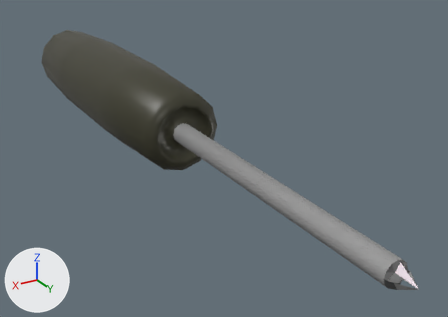
Before and after pictures for a commit that changed the FBX model Assets/Models/HangarInterior/screwdriver2.fbx.
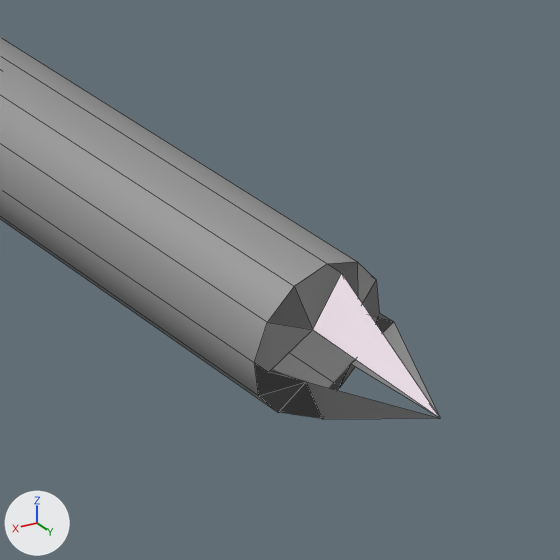
There are two pictures of each version: one whole from a camera (50 mm lens) standing at (6.32, 13.53, 5.32) and looking at (-0.98, 1.37, -0.77), one close up on the part from 75% to 99% of the width and 66% to 100% of the height. The axes (+X, +Y, +Z) are drawn at lower left. The lights are the same throughout. The close-ups show mesh edges as thin lines. Vertices at the same position are counted once.
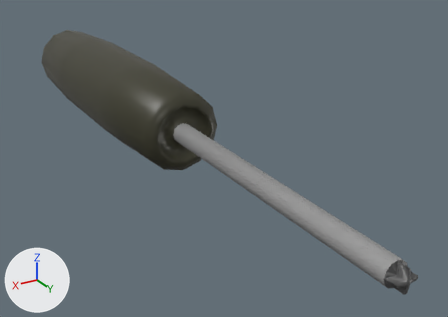
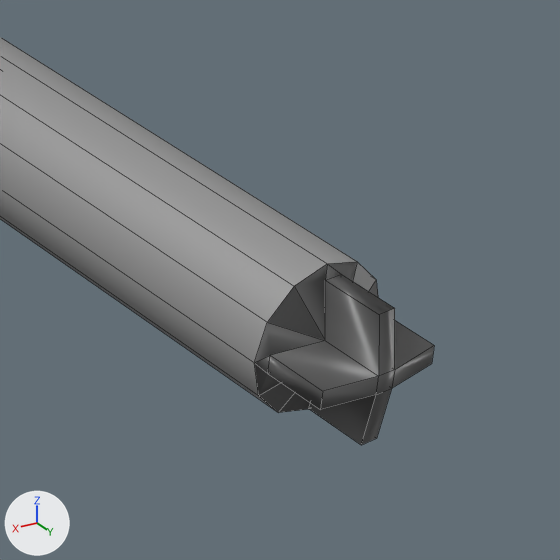
Commit message: Changed screwdriver

Pixel boxes [x1, y1, x2, y2] of what changed, in the close-ups (560 x 560 px):
'Cube', reshaped: before [0, 37, 440, 419]; after [0, 37, 434, 445]
part 1 of me_cube, built on: before [254, 262, 440, 419]; after [254, 262, 434, 445]

The change, as a diff of the scene's bpy script:
```diff
--- a/Assets/Models/HangarInterior/screwdriver2.fbx.py
+++ b/Assets/Models/HangarInterior/screwdriver2.fbx.py
@@ me_cube @@
 # used by ob_cube; location = (0.0, 0.0, 0.0)
-me_cube.from_pydata(...)  # 142 vertices, 148 faces; spans x -1.1..1.1, y -7.7..8.5, z -1.1..1.1
+me_cube.from_pydata(...)  # 157 vertices, 165 faces; spans x -1.1..1.1, y -7.7..8.3, z -1.1..1.1
+# me_cube part 1
+# 5 vertices are removed from x -0.1..0.1, y 8.1..8.5, z -0.1..0.1
+# 16 faces are deleted
+# 20 vertices are added at x -0.2..0.2, y 8.1..8.3, z -0.2..0.2
+# 33 new faces join them
 me_cube.materials.append(mat_material)
```
